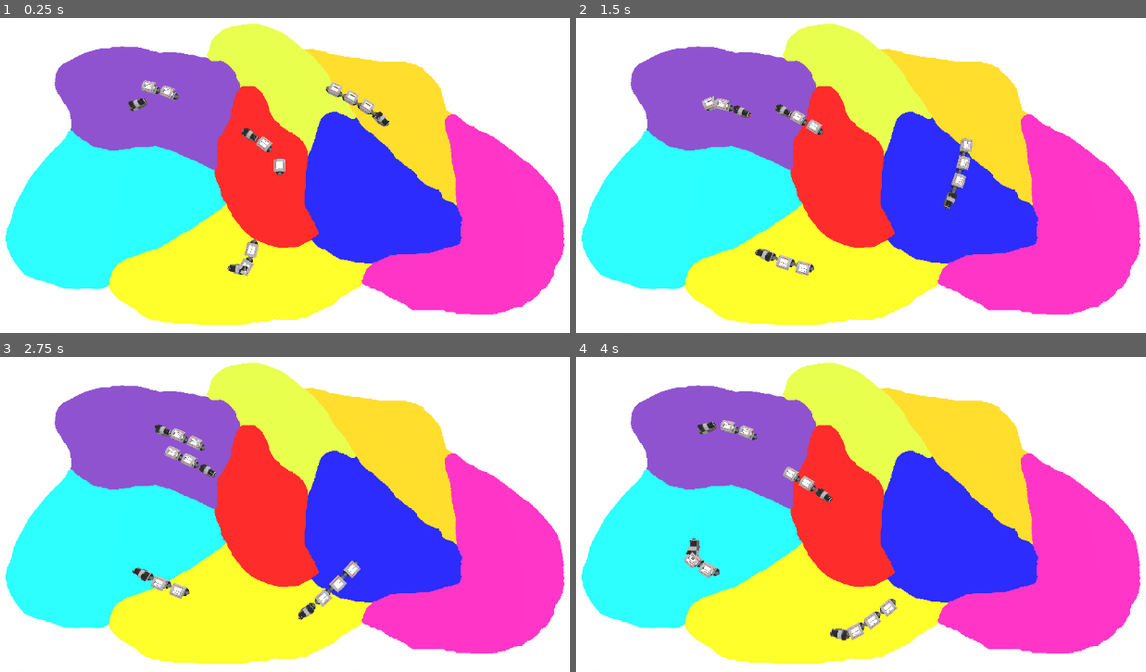
Above: before the commit, frames 1-4 (two rows, left to right).
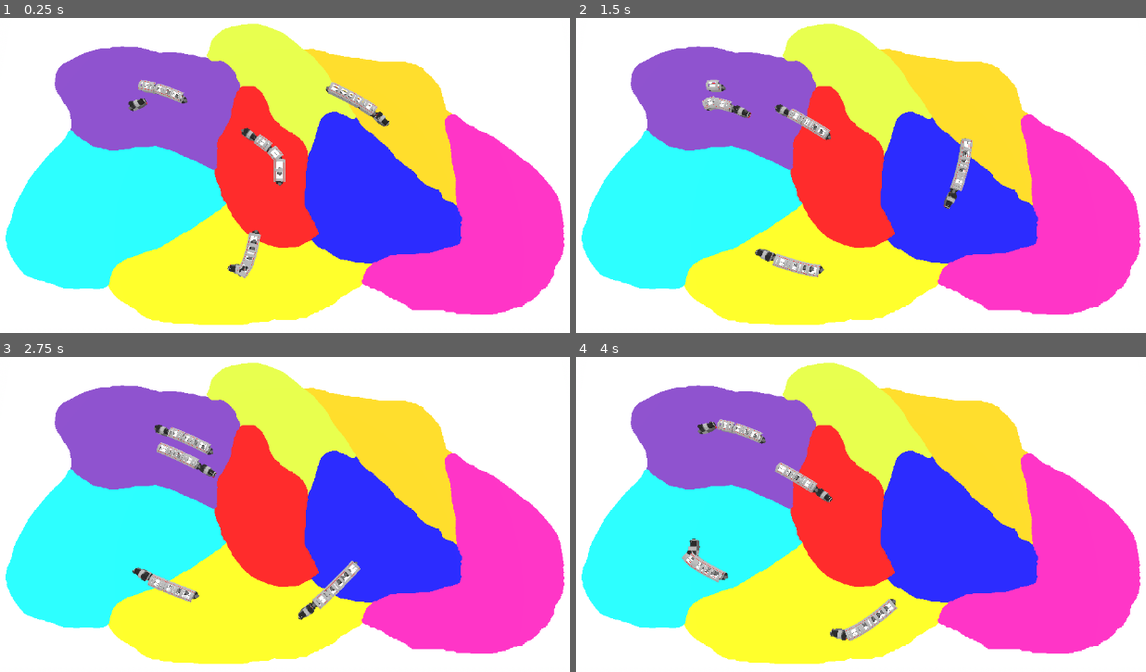
Above: after the commit, the same moments.

Repository: squirrelsoftcompany/LD54
Game: Godot game, scene res://_scenes/main.tscn
Two runs of this game, one before a commit and one after it. Both use one fixed random seed, a clock stepped at 60 frames per second and the inputs below.
Inputs (mouse positions are in pixels of both pictures, inside the frame that each line leads up to):
- Up to frame 1 (0.25 s): no input
- Up to frame 2 (1.5 s): move the mouse to (1026, 153) at 0.52 s; move the mouse to (712, 194) at 1.27 s
- Up to frame 3 (2.75 s): move the mouse to (359, 423) at 2.02 s
- Up to frame 4 (4 s): move the mouse to (826, 596) at 2.77 s; move the mouse to (1083, 574) at 3.52 s

The runs differ from the first frame. In frame 1, 0.7% of the frame differs, in the area x 24-67%, y 19-83%; in frame 2, 0.7%; in frame 3, 0.7%, in the area x 25-62%, y 22-81%; in frame 4, 0.7%.

Commit message:
train now create their wagons

Diff:
--- a/_scenes/nodes/train_followpath.tscn
+++ b/_scenes/nodes/train_followpath.tscn
@@ -1,21 +1,27 @@
-[gd_scene load_steps=5 format=3 uid="uid://bo70n755f56k8"]
+[gd_scene load_steps=3 format=3 uid="uid://bo70n755f56k8"]
 
-[ext_resource type="Material" uid="uid://bmvxgs0acpoba" path="res://models/red.tres" id="1_o3xro"]
 [ext_resource type="PackedScene" uid="uid://sqn3liqmbahg" path="res://_scenes/trains/locomotive.tscn" id="2_v6wj6"]
 
 [sub_resource type="GDScript" id="GDScript_khru8"]
 script/source = "extends PathFollow3D
 
+@export_category(\"Train\")
 @export var speed : float = 25 # m/s
+@export_subgroup(\"Wagon\")
+@export_range(1, 10) var wagon_count := 3
+@export_range(5, 30) var wagon_offset := 10.0
+@export_subgroup(\"train mode\")
+@export var ping_pong : bool = false
+@export var backward : bool = false
+@export_subgroup(\"train pause\")
 @export var zero_to_max_time : float = 1 # s
-@export var ping_pong : bool = false
 @export var pause_at_end : float = 2 # s
-@export var backward : bool = false
 
 
 var current_speed : float = 0
 @onready var zero_to_max_distance : float = 0.0 if (zero_to_max_time == 0) else speed / 2 * zero_to_max_time
-@onready var path_distance = $\"..\".curve.get_baked_length()
+@onready var path_distance : float = $\"..\".curve.get_baked_length()
+@onready var wagon_followpath := preload(\"res://_scenes/nodes/wagon_followpath.tscn\")
 const forward_h_offset : float = 6
 const very_close_threshold : float = 1
 
@@ -26,6 +32,11 @@
 		h_offset = -forward_h_offset
 	else:
 		h_offset = +forward_h_offset
+	for i in wagon_count:
+		var wagon = wagon_followpath.instantiate()
+		get_parent().add_child.call_deferred(wagon, true, Node.INTERNAL_MODE_BACK)
+		wagon.train = self
+		wagon.offset = wagon_offset * (i+1)
 
 
 # Called every frame. 'delta' is the elapsed time since the previous frame.
@@ -114,17 +125,9 @@
 	return current_pause > 0
 "
 
-[sub_resource type="BoxMesh" id="BoxMesh_72xdt"]
-
 [node name="Train" type="PathFollow3D"]
 rotation_mode = 1
 tilt_enabled = false
 script = SubResource("GDScript_khru8")
 
-[node name="MeshInstance3D5" type="MeshInstance3D" parent="."]
-transform = Transform3D(10, 0, 0, 0, 10, 0, 0, 0, 10, 0, 5, 0)
-visible = false
-mesh = SubResource("BoxMesh_72xdt")
-surface_material_override/0 = ExtResource("1_o3xro")
-
 [node name="Locomotive" parent="." instance=ExtResource("2_v6wj6")]
--- a/_scenes/nodes/wagon_followpath.tscn
+++ b/_scenes/nodes/wagon_followpath.tscn
@@ -1,6 +1,5 @@
-[gd_scene load_steps=5 format=3 uid="uid://diyr61kdpr8fn"]
+[gd_scene load_steps=3 format=3 uid="uid://diyr61kdpr8fn"]
 
-[ext_resource type="Material" uid="uid://dygbfjjiqumo3" path="res://models/green.tres" id="1_t7vjm"]
 [ext_resource type="PackedScene" uid="uid://dkdoprjo5e7pl" path="res://_scenes/trains/wagon.tscn" id="2_64oam"]
 
 [sub_resource type="GDScript" id="GDScript_ar4bg"]
@@ -23,17 +22,9 @@
 	visible = train.visible
 "
 
-[sub_resource type="BoxMesh" id="BoxMesh_72xdt"]
-
 [node name="Wagon" type="PathFollow3D"]
 rotation_mode = 1
 tilt_enabled = false
 script = SubResource("GDScript_ar4bg")
 
-[node name="MeshInstance3D5" type="MeshInstance3D" parent="."]
-transform = Transform3D(10, 0, 0, 0, 10, 0, 0, 0, 10, 0, 5, 0)
-visible = false
-mesh = SubResource("BoxMesh_72xdt")
-surface_material_override/0 = ExtResource("1_t7vjm")
-
 [node name="Wagon" parent="." instance=ExtResource("2_64oam")]
